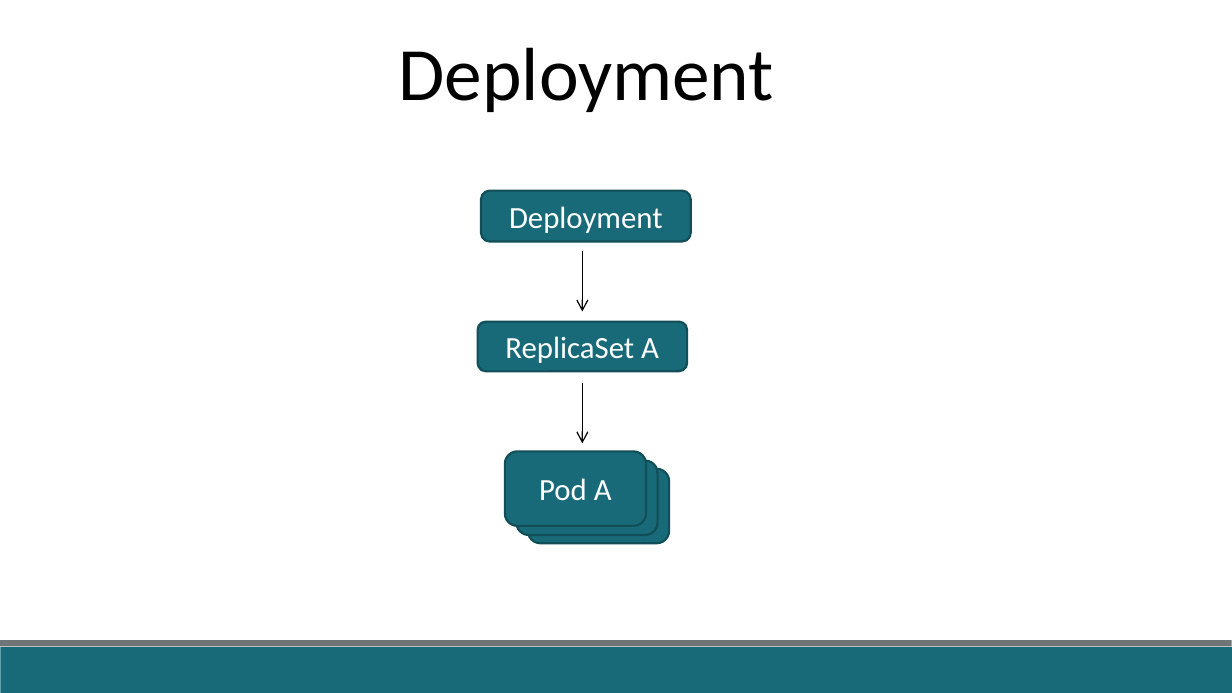
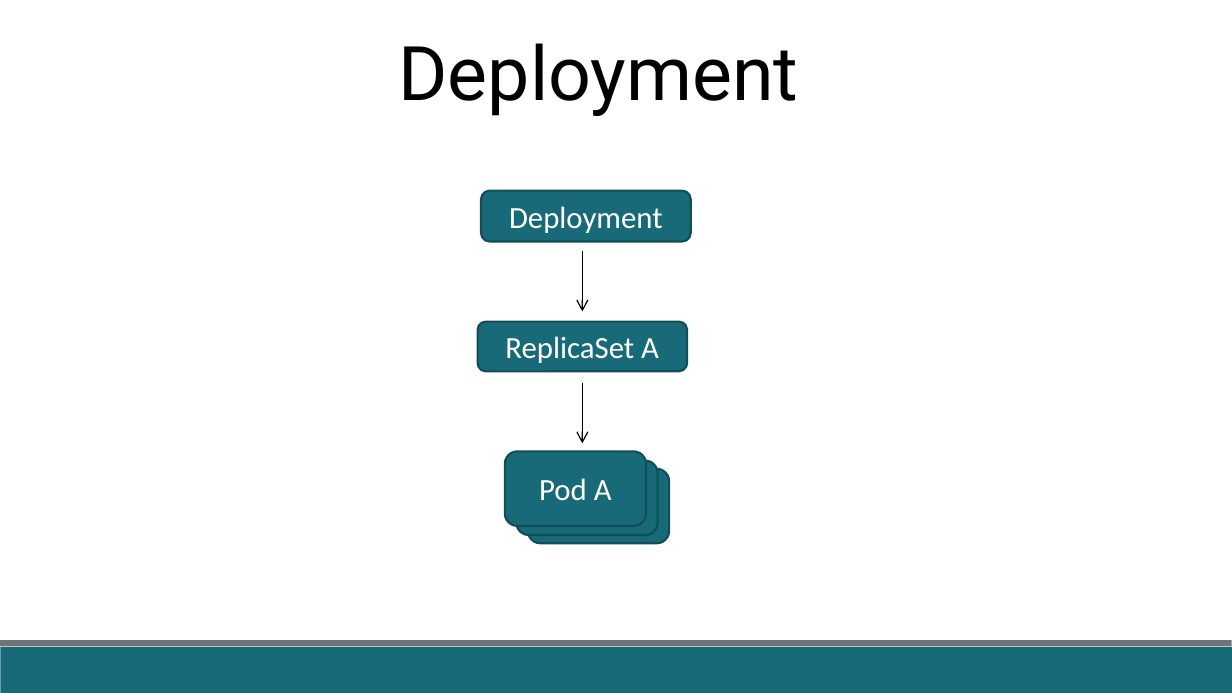
Before and after one commit to fabricioveronez/ApresentacaoAnatomiaDeployK8S, a slide deck: slide 18 of docs/AnatomiaDeployK8S.pptx. Drawn at 1232x693 pixels with LibreOffice and Linux fonts; fonts in the diff are those of the drawing. Boxes give left, top, right and bottom in pixels: in the first picture for what was removed or moved away, otherwise in the second. Text is boxed around its words. In the diff, an @@ line names an element or a change of style, - is before the commit and + after.

Commit message:
Slide.

```diff
--- a/docs/AnatomiaDeployK8S.pptx
+++ b/docs/AnatomiaDeployK8S.pptx
@@ text "Deployment" at box(399, 43, 799, 116): font Calibri to Roboto @@
```
Also in this commit, not shown: 1 other slide changed, 2 slides added.
